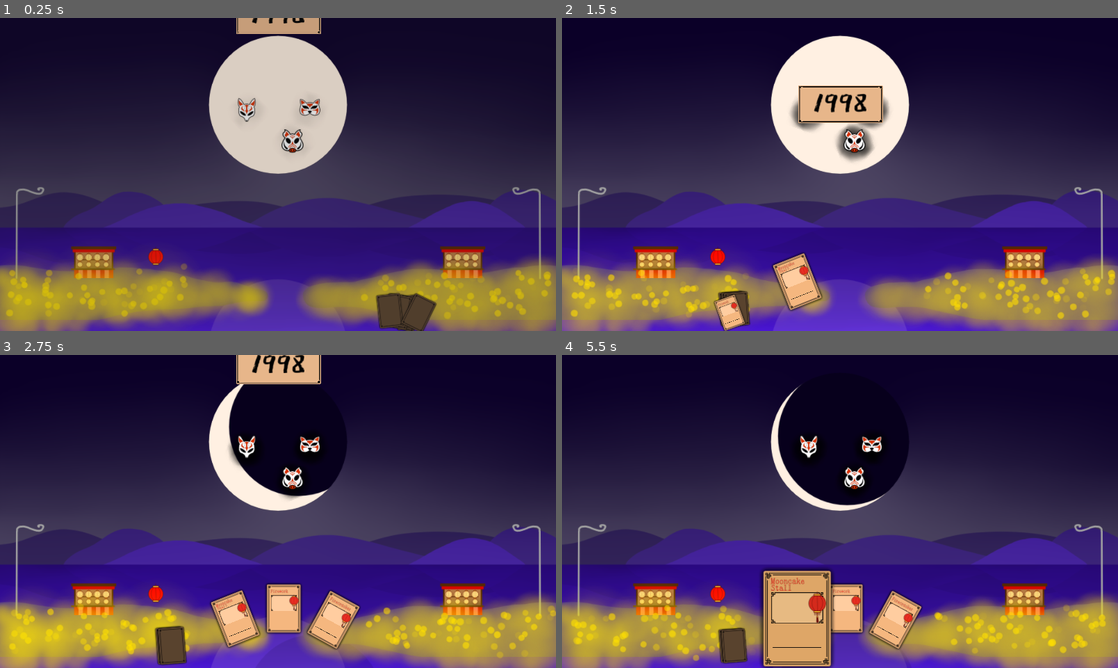
Above: before the commit, frames 1-4 (two rows, left to right).
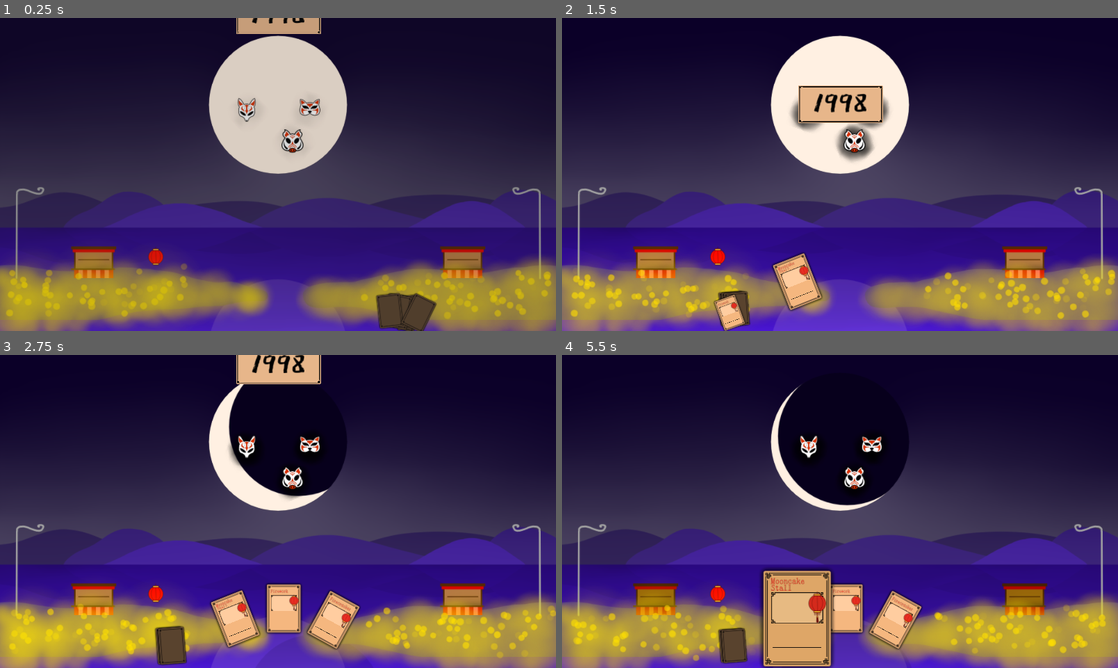
Above: after the commit, the same moments.

Repository: CiaranWoodward/LD52
Game: Godot game, scene res://Level/Level.tscn
The game is run twice, just before and just after one commit, with the same random seed, the same clock (stepped at 60 frames per second) and the same inputs.
Inputs (mouse positions are in pixels of both pictures, inside the frame that each line leads up to):
- Up to frame 1 (0.25 s): no input
- Up to frame 2 (1.5 s): drag from (840, 105) to (979, 312) at 0.52 s; drag from (728, 309) to (840, 105) at 1.27 s
- Up to frame 3 (2.75 s): move the mouse to (166, 646) at 2.02 s; tap Down (scroll_down) at 2.1 s; click (166, 646) at 2.17 s
- Up to frame 4 (5.5 s): drag from (734, 646) to (845, 608) at 2.77 s; drag from (734, 646) to (845, 608) at 3.52 s; drag from (795, 617) to (840, 442) at 4.27 s; move the mouse to (795, 617) at 5.02 s; tap Down (scroll_down) at 5.1 s; click (795, 617) at 5.17 s

The runs differ from the first frame. In frame 1, 0.2% of the frame differs, in the area x 13-86%, y 75-80%; in frame 2, 0.3%; in frame 3, 0.3%; in frame 4, 0.9%, in the area x 13-87%, y 74-84%.

Commit message:
Add mooncake stall placement

Diff:
--- a/Cards/Card.gd
+++ b/Cards/Card.gd
@@ -92,6 +92,9 @@
 func upgrade_level():
 	return typeobj.upgrade_level
 
+func lifetime():
+	return typeobj.lifetime()
+
 func _changed_selected_card(_old, new):
 	$Scaler/GlowParent.active = (new == self)
 
--- a/Cards/CardType.gd
+++ b/Cards/CardType.gd
@@ -7,11 +7,14 @@
 	assert(false)
 	return Global.CardType.LANTERN
 
-func coin_cost():
+func coin_cost() -> int:
 	return 2
 
-func spirit_cost():
+func spirit_cost() -> int:
 	return 2
 
-func max_upgrade_level():
+func max_upgrade_level() -> int:
 	return 0
+
+func lifetime() -> float:
+	return 0.0
--- a/Cards/LightStall.gd
+++ b/Cards/LightStall.gd
@@ -2,3 +2,6 @@
 
 func card_type():
 	return Global.CardType.LIGHT_STALL
+
+func lifetime():
+	return 8.0
--- a/Cards/MooncakeStall.gd
+++ b/Cards/MooncakeStall.gd
@@ -2,3 +2,6 @@
 
 func card_type():
 	return Global.CardType.CAKE_STALL
+
+func lifetime():
+	return 8.0
--- a/Level/Level.tscn
+++ b/Level/Level.tscn
@@ -652,9 +652,9 @@
 self_modulate = Color( 0.905882, 0.713726, 0.541176, 1 )
 anchor_left = 0.5
 anchor_right = 0.5
-margin_left = -150.0
+margin_left = 810.0
 margin_top = 236.0
-margin_right = 150.0
+margin_right = 1110.0
 margin_bottom = 373.0
 grow_horizontal = 2
 grow_vertical = 2
--- /dev/null
+++ b/Level/Stall.gd
@@ -0,0 +1,80 @@
+extends Node2D
+
+var mouse_over = false
+var stall_selected = false
+var type = Global.CardType.CAKE_STALL
+
+var mooncake_stock = 0.0
+var lantern_stock = 0.0
+var decay_rate = 0.15
+
+# Called when the node enters the scene tree for the first time.
+func _ready() -> void:
+	Global.connect("change_selected_card", self, "_selected_card_changed")
+
+# Called every frame. 'delta' is the elapsed time since the previous frame.
+func _process(delta: float) -> void:
+	mooncake_stock -= decay_rate * delta
+	lantern_stock -= decay_rate * delta
+	if mooncake_stock < 0.0:
+		mooncake_stock = 0.0
+	if lantern_stock < 0.0:
+		lantern_stock = 0.0
+	update_stock()
+
+func update_stock():
+	if mooncake_stock == 0:
+		$Sprite/Mooncake.visible = false
+	else:
+		$Sprite/Mooncake.visible = true
+		$Sprite/Mooncake/Full.modulate.a = get_alpha(0.5, 1.0, mooncake_stock)
+		$Sprite/Mooncake/Half.modulate.a = get_alpha(0.0, 0.5, mooncake_stock)
+
+	if lantern_stock == 0:
+		$Sprite/Lantern.visible = false
+	else:
+		$Sprite/Lantern.visible = true
+		$Sprite/Lantern/Full.modulate.a = get_alpha(0.5, 1.0, lantern_stock)
+		$Sprite/Lantern/Half.modulate.a = get_alpha(0.0, 0.5, lantern_stock)
+
+func get_alpha(minrange, maxrange, currange) -> float:
+	if currange <= minrange:
+		return 0.0
+	if currange >= maxrange:
+		return 1.0
+	return (currange - minrange) / (maxrange - minrange)
+
+func _unhandled_input(event):
+	if !visible:
+		return
+	if event is InputEventMouseButton:
+		if !event.pressed and event.button_index == BUTTON_LEFT && mouse_over && stall_selected:
+			#Stock the stall
+			var lifetime = Global.selected_card.lifetime()
+			if lifetime == 0: lifetime = 5
+			decay_rate =  1/lifetime
+			if type == Global.CardType.LIGHT_STALL:
+				lantern_stock = 1.0
+				mooncake_stock = 0.0
+			else:
+				mooncake_stock = 1.0
+				lantern_stock = 0.0
+			Global.selected_card.discard()
+
+func _selected_card_changed(_old, new):
+		stall_selected = is_stall_selected()
+		$GlowParent.active = stall_selected
+
+func is_stall_selected() -> bool:
+	if !is_instance_valid(Global.selected_card):
+		return false
+	if (Global.selected_card.card_type() == Global.CardType.CAKE_STALL || Global.selected_card.card_type() == Global.CardType.LIGHT_STALL):
+		type = Global.selected_card.card_type()
+		return true
+	return false
+
+func _on_Area2D_mouse_entered() -> void:
+	mouse_over = true
+
+func _on_Area2D_mouse_exited() -> void:
+	mouse_over = false
--- a/Level/Stall.tscn
+++ b/Level/Stall.tscn
@@ -7,13 +7,18 @@
 [ext_resource path="res://Graphics/Stalls/mooncake20000.png" type="Texture" id=5]
 [ext_resource path="res://Graphics/Stalls/stall0000.png" type="Texture" id=6]
 [ext_resource path="res://Utils/GlowParent.tscn" type="PackedScene" id=7]
+[ext_resource path="res://Level/Stall.gd" type="Script" id=8]
 
 [sub_resource type="Gradient" id=1]
 offsets = PoolRealArray( 6.85235e-43, 0.273743, 0.77095, 1 )
 colors = PoolColorArray( 1, 1, 1, 0, 1, 1, 1, 1, 1, 1, 1, 1, 1, 1, 1, 0 )
 
+[sub_resource type="RectangleShape2D" id=2]
+extents = Vector2( 161, 116 )
+
 [node name="Stall" type="Node2D"]
 scale = Vector2( 0.5, 0.5 )
+script = ExtResource( 8 )
 
 [node name="Sprite" type="Sprite" parent="."]
 texture = ExtResource( 6 )
@@ -76,3 +81,12 @@
 period = 0.3
 color = Color( 0.815686, 0.815686, 0.0901961, 1 )
 active = false
+
+[node name="Area2D" type="Area2D" parent="."]
+
+[node name="CollisionShape2D" type="CollisionShape2D" parent="Area2D"]
+position = Vector2( -1, 2 )
+shape = SubResource( 2 )
+
+[connection signal="mouse_entered" from="Area2D" to="." method="_on_Area2D_mouse_entered"]
+[connection signal="mouse_exited" from="Area2D" to="." method="_on_Area2D_mouse_exited"]
Not shown: 1 places in Level/Stall.tscn that only renumber resources
